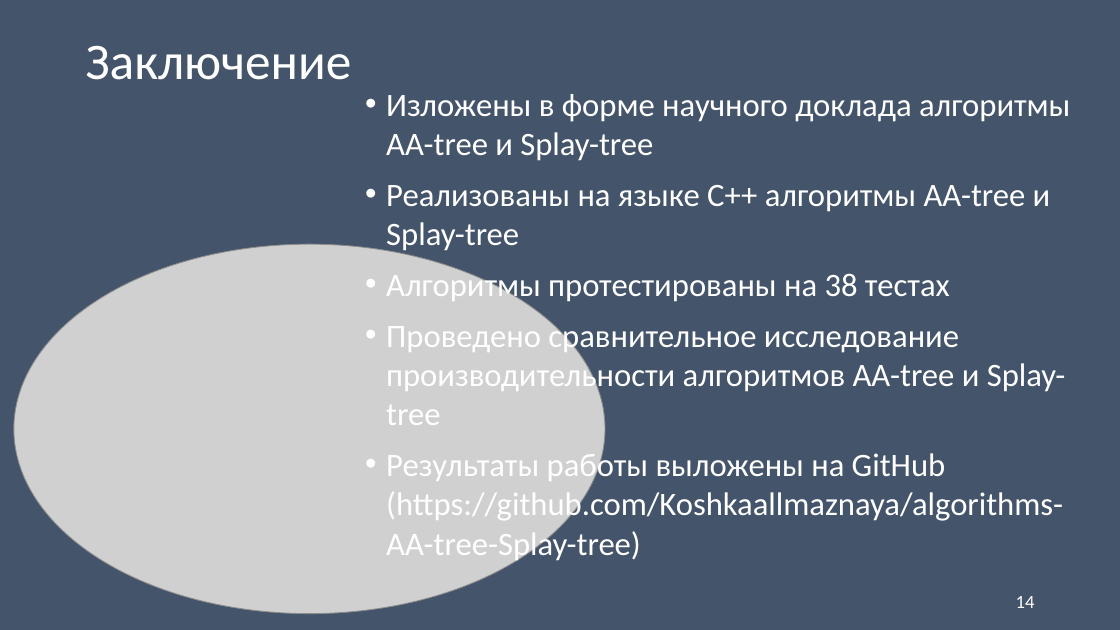
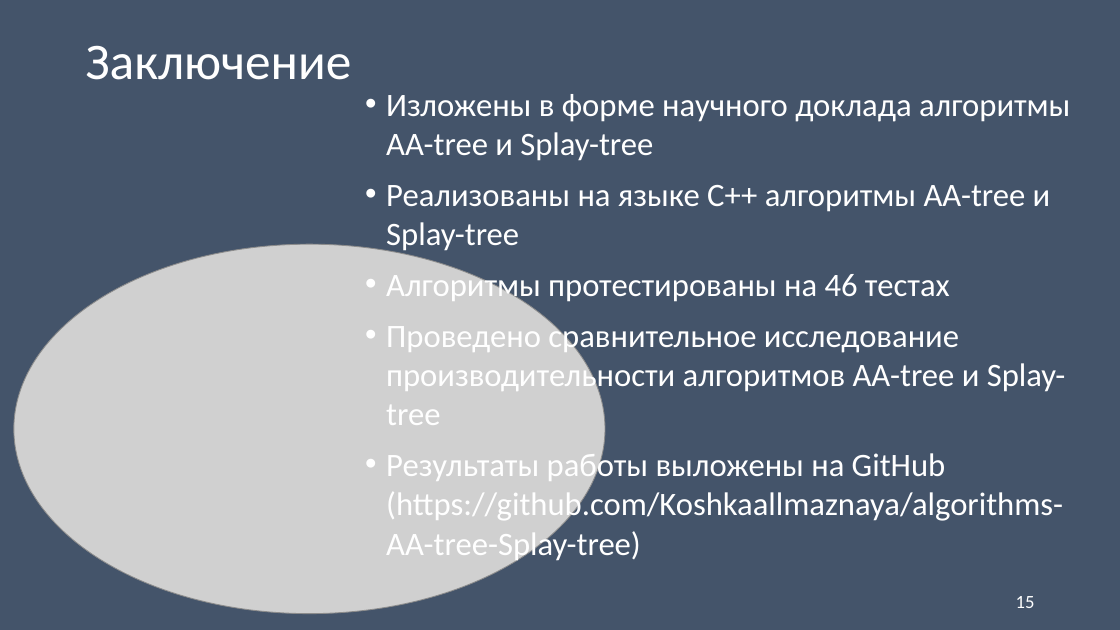
Before and after one commit to Koshkaallmaznaya/algorithms-AA-tree-Splay-tree, a slide deck: slide 15 of Документы/Б9121-09.03.03пикд_Панкратова_презентация.pptx (slide 14 before the commit). Drawn at 1120x630 pixels with LibreOffice and Linux fonts; fonts in the diff are those of the drawing; grey boxes stand for pictures. Boxes give left, top, right and bottom in pixels: in the first picture for what was removed or moved away, otherwise in the second. Text is boxed around its words. In the diff, an @@ line names an element or a change of style, - is before the commit and + after.

```diff
--- a/Документы/Б9121-09.03.03пикд_Панкратова_презентация.pptx
+++ b/Документы/Б9121-09.03.03пикд_Панкратова_презентация.pptx
@@ text at bbox=[386, 269, 950, 304]: text changed @@
-• Алгоритмы протестированы на 38 тестах
+• Алгоритмы протестированы на 46 тестах
@@ page number at bbox=[1016, 596, 1035, 608]: text changed @@
-14
+15
```
Also in this commit, not shown: 1 slide added, 4 other files.
